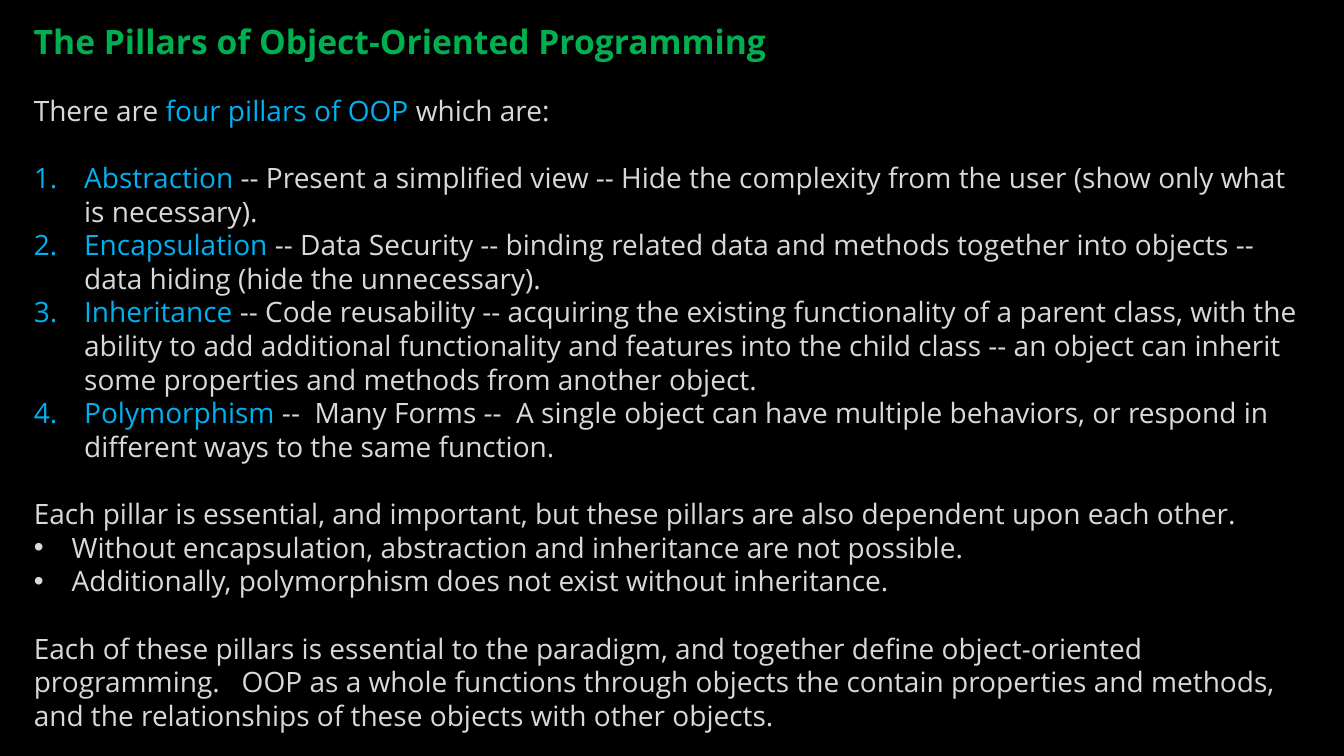
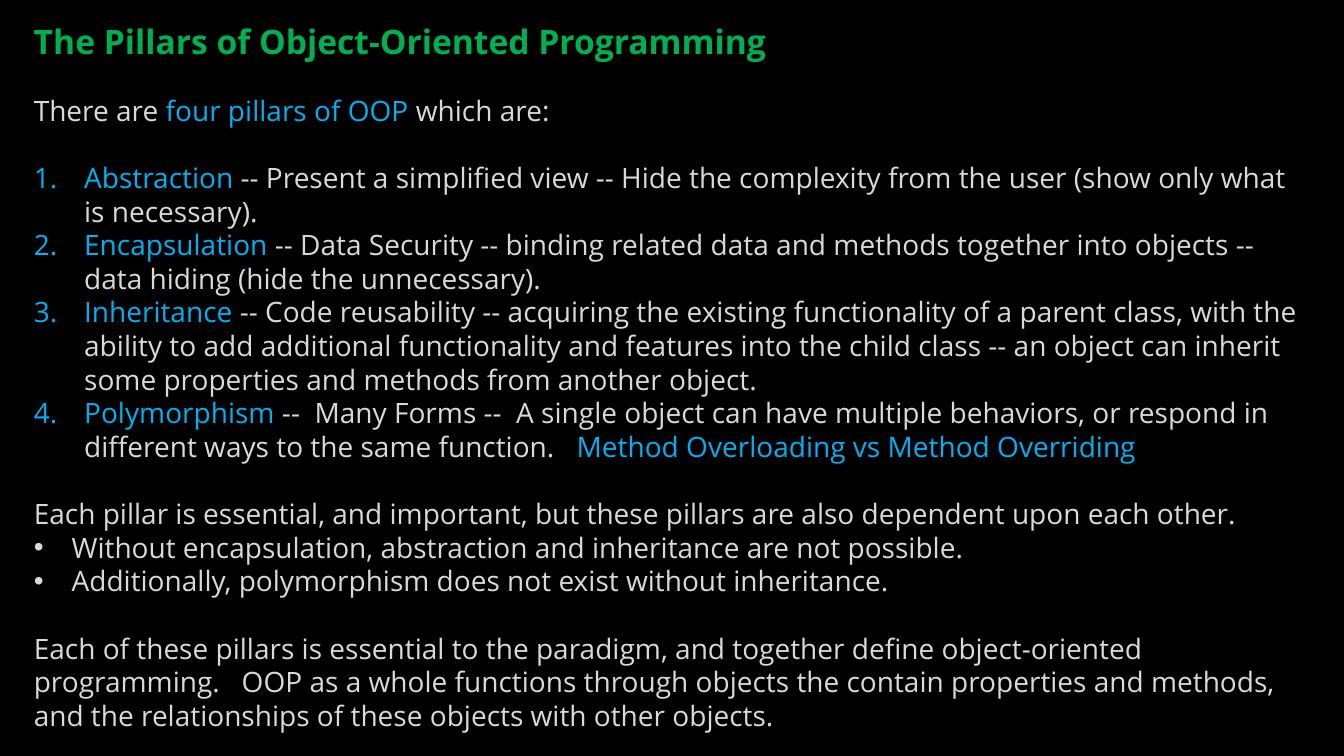
Before and after one commit to ckiefriter1/PT-BESD, a slide deck: slide 6 of Week5/BESD Week 5.pptx. Drawn at 1344x756 pixels with LibreOffice and Linux fonts; fonts in the diff are those of the drawing. Boxes give left, top, right and bottom in pixels: in the first picture for what was removed or moved away, otherwise in the second. Text is boxed around its words. In the diff, an @@ line names an element or a change of style, - is before the commit and + after.

```diff
--- a/Week5/BESD Week 5.pptx
+++ b/Week5/BESD Week 5.pptx
@@ text at (x1=84, y1=401, x2=1268, y2=464): text changed @@
-4. Polymorphism -- Many Forms -- A single object can have multiple behaviors, or respond in different ways to the same function.
+4. Polymorphism -- Many Forms -- A single object can have multiple behaviors, or respond in different ways to the same function. Method Overloading vs Method Overriding
```
Also in this commit, not shown: 2 other slides changed, 16 other files.
